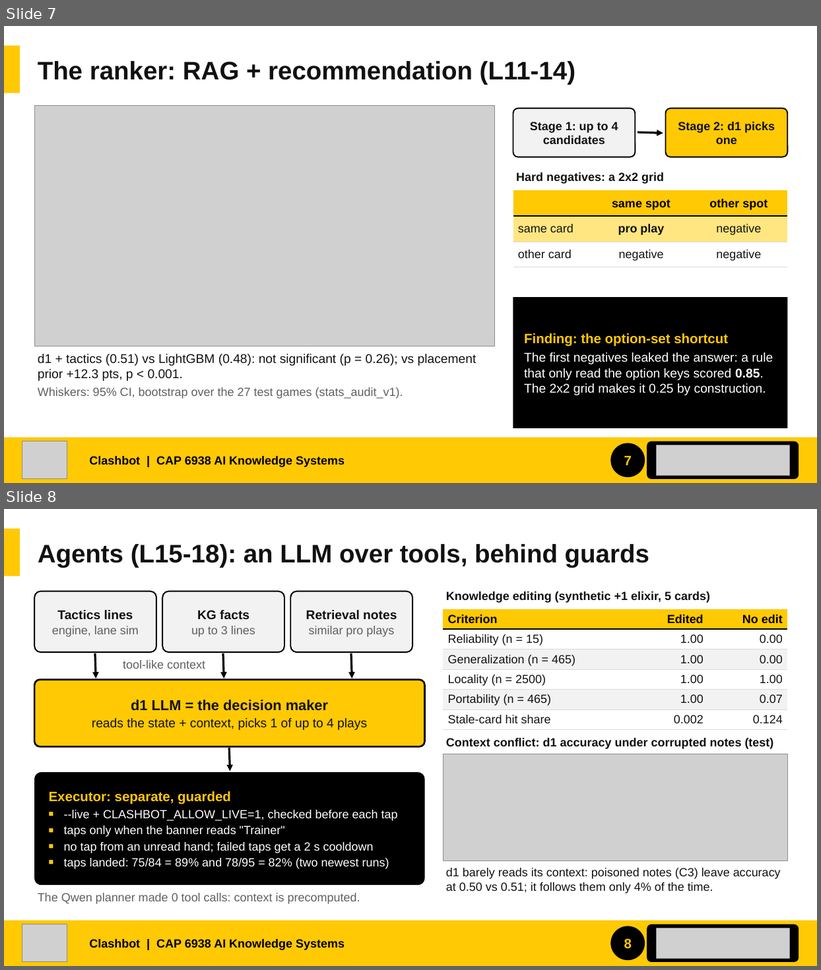
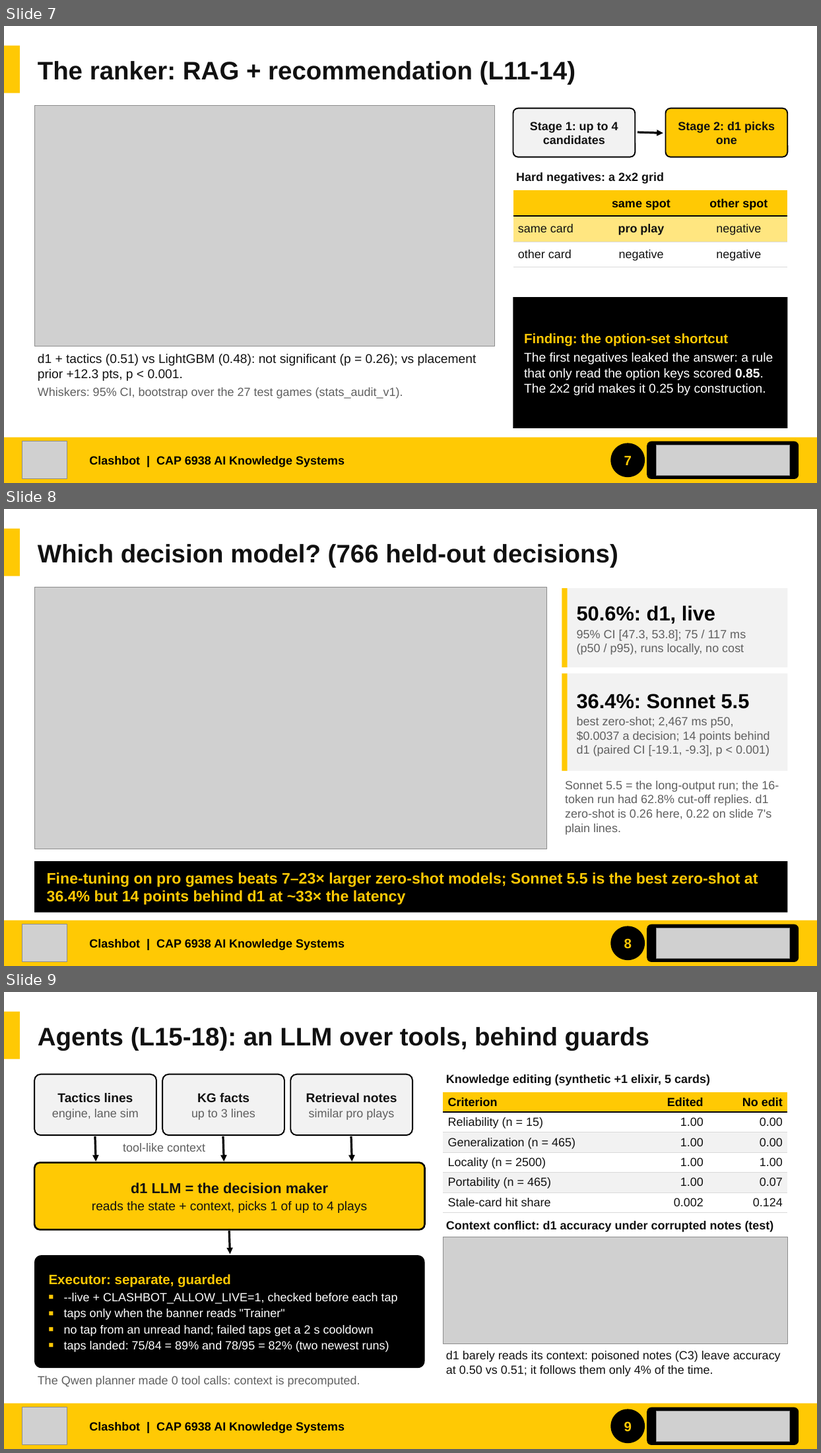
Before and after one commit to JylerTackson/clashBot, a slide deck: docs/report/slides/clashbot_showcase.pptx. Shown one above the other, each under a label of ours: slides 7 and 8 before the commit, slides 7, 8 and 9 after it. The pictures are 821x970 and 821x1453 pixels, drawn with LibreOffice and Linux fonts; fonts in the diff are those of the drawing; grey boxes stand for pictures. Boxes give left, top, right and bottom in pixels: in the first picture for what was removed or moved away, otherwise in the second. Text is boxed around its words. In the diff, an @@ line names an element or a change of style, - is before the commit and + after.

```diff
--- a/docs/report/slides/clashbot_showcase.pptx
+++ b/docs/report/slides/clashbot_showcase.pptx
@@ slide 8 added at (x1=4, y1=509, x2=817, y2=966), background #FFFFFF @@
@@ rectangle added at (x1=4, y1=529, x2=20, y2=576), fill #FFC904 @@
@@ text added at (x1=38, y1=544, x2=618, y2=567), 30 pt, text #111111, bold @@
+Which decision model? (766 held-out decisions)
@@ picture added at (x1=34, y1=587, x2=547, y2=850) @@
@@ rectangle added at (x1=562, y1=588, x2=568, y2=667), fill #FFC904 @@
@@ rectangle added at (x1=568, y1=588, x2=788, y2=667), fill #F2F2F2, 14 pt, text #5F5F5F @@
+50.6%: d1, live
+95% CI [47.3, 53.8]; 75 / 117 ms (p50 / p95), runs locally, no cost
@@ rectangle added at (x1=562, y1=674, x2=568, y2=771), fill #FFC904 @@
@@ rectangle added at (x1=568, y1=674, x2=788, y2=771), fill #F2F2F2, 14 pt, text #5F5F5F @@
+36.4%: Sonnet 5.5
+best zero-shot; 2,467 ms p50, $0.0037 a decision; 14 points behind d1 (paired CI [-19.1, -9.3], p < 0.001)
@@ text added at (x1=565, y1=781, x2=779, y2=835), 14 pt, text #5F5F5F @@
+Sonnet 5.5 = the long-output run; the 16-token run had 62.8% cut-off replies. d1 zero-shot is 0.26 here, 0.22 on slide 7's plain lines.
@@ rectangle added at (x1=34, y1=861, x2=788, y2=913), fill #000000, 18 pt, text #FFC904, bold @@
+Fine-tuning on pro games beats 7–23× larger zero-shot models; Sonnet 5.5 is the best zero-shot at 36.4% but 14 points behind d1 at ~33× the latency
@@ rectangle added at (x1=4, y1=921, x2=817, y2=966), fill #FFC904 @@
@@ picture added at (x1=22, y1=925, x2=67, y2=963) @@
@@ text added at (x1=89, y1=939, x2=345, y2=951), 14 pt, text #000000, bold @@
+Clashbot | CAP 6938 AI Knowledge Systems
@@ ellipse added at (x1=611, y1=926, x2=645, y2=960), fill #000000 @@
@@ page number added at (x1=624, y1=939, x2=632, y2=949), 16 pt, text #FFC904, bold @@
+8
@@ rounded rectangle added at (x1=647, y1=925, x2=799, y2=963), fill #000000 @@
@@ picture added at (x1=656, y1=929, x2=789, y2=959) @@
@@ what was slide 8 is now slide 9 @@
@@ page number at (x1=624, y1=1422, x2=632, y2=1432): text changed @@
-8
+9
```
Also in this commit, not shown: 1 slide changed, 2 other slides added, 1 slide removed, 4 other files.
